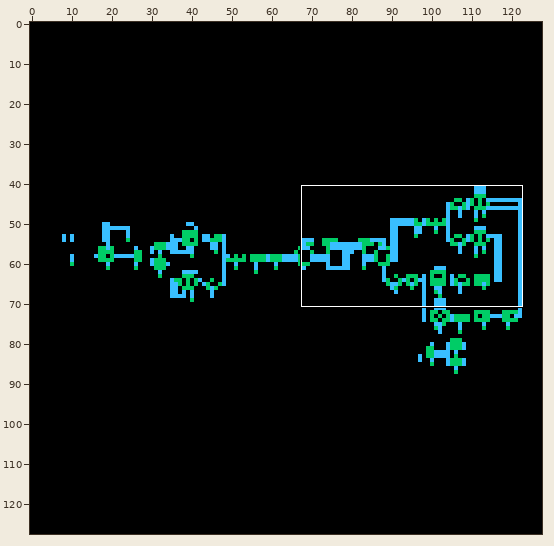
Sprite sheet, stored at system_testbench_1/schematic/thumbnail_128x128.png. The first picture is a wide view before the edit; the outline marks the close-up.
Close-up. Before the commit:
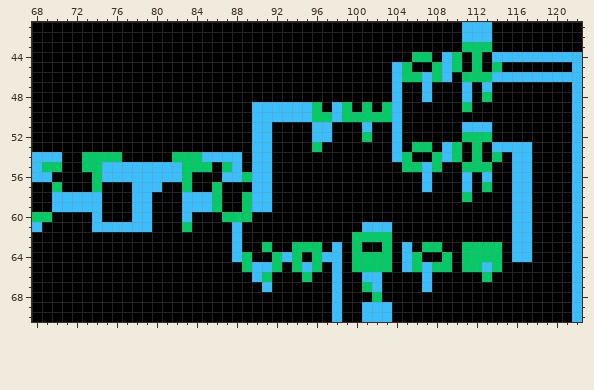
The file is 128x128 pixels. Shown: x 68..122, y 41..70.
After the commit:
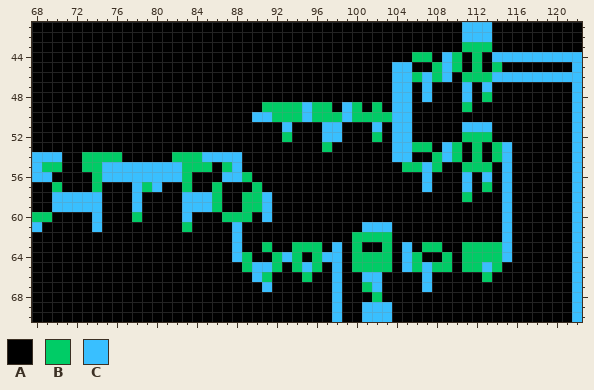
Palette (. is transparent): A #000000  B #00cc66  C #39bfff
The edit:
Changed rows in their new state; - is an unchanged pixel.
first column x 75:
45 ------------------------------C------------
46 ------------------------------C------------
47 ------------------------------C------------
48 ------------------------------C------------
49 ---------------ABBBB--BACBABA-C------------
50 -----------------BBB---BC-----C------------
51 ---------------AA-C--A-C--AC--C------------
52 ---------------AA-B--A-C--AB--C------------
53 ---------------AA----AB-------C--------B-AA
54 ---------------AA-------------C---------CAA
55 ---------------AA-----------------------CAA
56 ---------------AA-----------------------CAA
57 ----B----------BA-----------------------CAA
58 ----A----------B------------------------CAA
59 ----A----------B------------------------CAA
60 ---BA-----------C-----------------------CAA
61 AAAAA-----------------------------------CAA
62 ----------------------------------------CAA
63 ----------------------------------------CAA
64 ----------------------------------------CAA
Boxes around the changes in both close-ups, in picture pixels (x1, y1, x2, y2):
changed: (252, 62, 412, 222)
changed: (492, 142, 532, 262)
changed: (102, 182, 152, 232)
